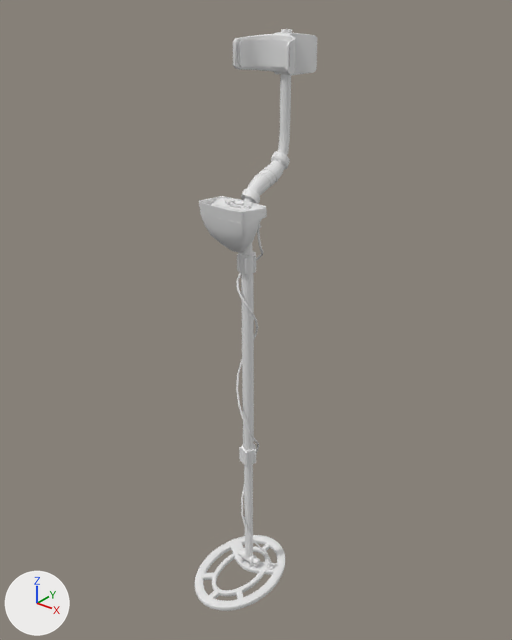
Before and after pictures for a commit that changed the glTF model models/garretace300i.glb.
The view is the same before and after, from a 50 mm camera at (0.795, -0.938, 1.246) aimed at (0.0, 0.055, 0.63). Every picture has the same lights, and +X, +Y and +Z are marked at lower left. Where no turn or scale is listed for an object, it has been applied to the vertices. Vertices at the same position are counted once.

Before the edit, the objects in view are built like this:
```python
ob_bottomrod = bpy.data.objects.new('BottomRod', me_cylinder)
ob_bottomrod.location = (0.0, 0.029, 0.025)
ob_cable = bpy.data.objects.new('Cable', me_mesh_001)
ob_cable.location = (0.0, 0.0, 0.0)
ob_coil = bpy.data.objects.new('Coil', me_circle)
ob_coil.location = (0.0, 0.0, 0.006)
ob_curvedrod = bpy.data.objects.new('CurvedRod', me_mesh)
ob_curvedrod.location = (0.0, 0.029, 0.76)
ob_handrest = bpy.data.objects.new('HandRest', me_plane)
ob_handrest.location = (0.0, 0.131, 1.122)
ob_rodtightener = bpy.data.objects.new('RodTightener', me_cylinder_007)
ob_rodtightener.location = (0.0, 0.029, 0.319)
ob_screenhousing = bpy.data.objects.new('ScreenHousing', me_cube_003)
ob_screenhousing.location = (0.0, -0.004, 0.831)
ob_toprod = bpy.data.objects.new('TopRod', me_cylinder_005)
ob_toprod.location = (0.0, 0.029, 0.54)
ob_upperrodtightener = bpy.data.objects.new('UpperRodTightener', me_cylinder_008)
ob_upperrodtightener.location = (0.0, 0.029, 0.76)
# also in view: 'Handle' at (0.0, 0.085, 0.908)
```
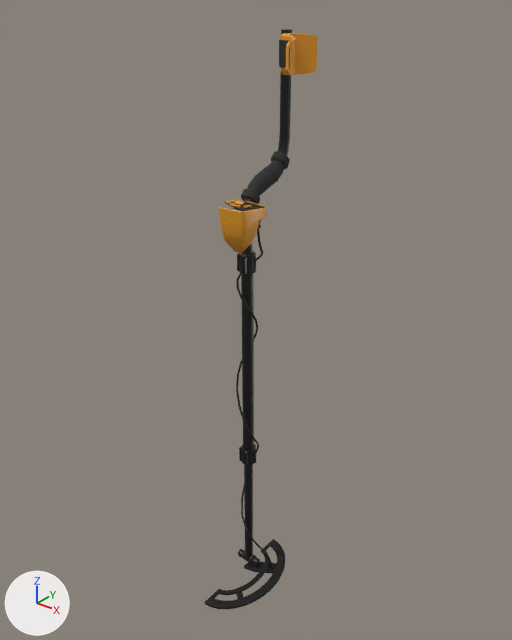
Boxes [x1, y1, x2, y2] around the edits, measured in the pictures (512 x 640 px):
'Coil', reshaped (11% narrower, 8% shorter): before [195, 535, 285, 611]; after [205, 539, 285, 609]
'HandRest', reshaped (54% narrower): before [233, 32, 317, 75]; after [279, 33, 317, 75]
'ScreenHousing', reshaped (28% narrower, 7% shorter): before [199, 196, 267, 253]; after [218, 200, 267, 253]
'TopRod', recoloured (grey to black): [241, 251, 254, 450] in both
'Handle', recoloured (white to black): [241, 151, 290, 204] in both
'CurvedRod', recoloured (grey to black): [242, 29, 292, 254] in both
'BottomRod', recoloured (grey to black): [243, 464, 254, 563] in both
'Cable', recoloured (grey to black): [236, 228, 271, 563] in both
'UpperRodTightener', recoloured (grey to black): [237, 251, 256, 274] in both
'RodTightener', recoloured (grey to black): [239, 444, 256, 465] in both
part 1 of me_circle, deleted: before [195, 535, 285, 611]
part 2 of me_circle, recoloured (white to black): [205, 539, 285, 609] in both
part 3 of me_plane, deleted: before [233, 32, 283, 75]
part 4 of me_plane, recoloured (grey to brown): [279, 33, 317, 75] in both
part 5 of me_cube_003, deleted: before [199, 196, 245, 252]
part 6 of me_cube_003, recoloured (grey to brown): [218, 200, 267, 253] in both

The change, as a diff of the scene's bpy script:
```diff
--- a/models/garretace300i.glb.py
+++ b/models/garretace300i.glb.py
@@ img_defaultmaterial_metallic_defaultmaterial_roughness @@
+img_defaultmaterial_metallic_defaultmaterial_roughness = load_image('DefaultMaterial_Metallic-DefaultMaterial_Roughness', '_unpacked/DefaultMaterial_Metallic-DefaultMaterial_Roughness', 2048, 2048, 'Non-Color')
@@ img_defaultmaterial_basecolor @@
+img_defaultmaterial_basecolor = load_image('DefaultMaterial_BaseColor', '_unpacked/DefaultMaterial_BaseColor', 2048, 2048, 'sRGB')
@@ mat_material @@
+mat_material = bpy.data.materials.new('Material')
+# uses the picture img_defaultmaterial_basecolor
+# uses the picture img_defaultmaterial_metallic_defaultmaterial_roughness
@@ me_circle @@
 # used by ob_coil; location = (0.0, 0.0, 0.006)
-me_circle.from_pydata(...)  # 1178 vertices, 2384 faces; spans x -0.089..0.089, y -0.125..0.125, z -0.006..0.006
+me_circle.from_pydata(...)  # 350 vertices, 596 faces; spans x 0.0..0.089, y -0.125..0.125, z 0.0..0.006
+# me_circle part 1: 828 vertices removed from x -0.089..0.089, y -0.125..0.125, z -0.006..0.006
+# me_circle part 2: 596 faces spanning x 0.0..0.089, y -0.125..0.125, z 0.0..0.006 switch from no material to mat_material
@@ me_cylinder @@
 me_cylinder.from_pydata(...)  # 103 vertices, 202 faces; spans x -0.011..0.011, y -0.01..0.01, z -0.01..0.44
+me_cylinder.materials.append(mat_material)
@@ me_cylinder_005 @@
 me_cylinder_005.from_pydata(...)  # 32 vertices, 60 faces; spans x -0.012..0.012, y -0.012..0.012, z -0.241..0.241
+me_cylinder_005.materials.append(mat_material)
@@ me_cylinder_007 @@
 me_cylinder_007.from_pydata(...)  # 100 vertices, 196 faces; spans x -0.0173..0.0193, y -0.0181..0.0191, z -0.0186..0.0186
+me_cylinder_007.materials.append(mat_material)
@@ me_cylinder_008 @@
 me_cylinder_008.from_pydata(...)  # 100 vertices, 196 faces; spans x -0.0173..0.0193, y -0.0181..0.0191, z -0.0186..0.0186
+me_cylinder_008.materials.append(mat_material)
@@ me_mesh @@
 me_mesh.from_pydata(...)  # 2914 vertices, 5824 faces; spans x -0.01..0.01, y -0.01..0.122, z -0.062..0.401
+me_mesh.materials.append(mat_material)
@@ me_plane @@
 # used by ob_handrest; location = (0.0, 0.131, 1.122)
-me_plane.from_pydata(...)  # 422 vertices, 848 faces; spans x -0.0598..0.0598, y -0.0656..0.0422, z -0.0345..0.0345
+me_plane.from_pydata(...)  # 220 vertices, 424 faces; spans x 0.0..0.0598, y -0.0656..0.0422, z -0.0345..0.0345
+# me_plane part 3
+# 202 vertices are removed from x -0.0598..-0.0074, y -0.0656..0.0422, z -0.0345..0.0345
+# 424 faces are deleted
+# me_plane part 4: 424 faces spanning x 0.0..0.0598, y -0.0656..0.0422, z -0.0345..0.0345 switch from no material to mat_material
@@ me_cube_003 @@
 # used by ob_screenhousing; location = (0.0, -0.004, 0.831)
-me_cube_003.from_pydata(...)  # 541 vertices, 1078 faces; spans x -0.0551..0.0551, y -0.0438..0.0322, z -0.042..0.0554
+me_cube_003.from_pydata(...)  # 286 vertices, 539 faces; spans x 0.0..0.0551, y -0.0438..0.0322, z -0.042..0.0554
+# me_cube_003 part 5
+# 255 vertices are removed from x -0.0551..-0.0038, y -0.0428..0.0292, z -0.0416..0.0554
+# 539 faces are deleted
+# me_cube_003 part 6: 539 faces spanning x 0.0..0.0551, y -0.0438..0.0322, z -0.042..0.0554 switch from no material to mat_material
@@ me_mesh_001 @@
 me_mesh_001.from_pydata(...)  # 3882 vertices, 7760 faces; spans x -0.03..0.052, y 0.003..0.066, z 0.022..0.848
+me_mesh_001.materials.append(mat_material)
@@ me_cylinder_011 @@
 me_cylinder_011.from_pydata(...)  # 375 vertices, 746 faces; spans x -0.0182..0.0182, y -0.0597..0.0599, z -0.0445..0.0436
+me_cylinder_011.materials.append(mat_material)
```
